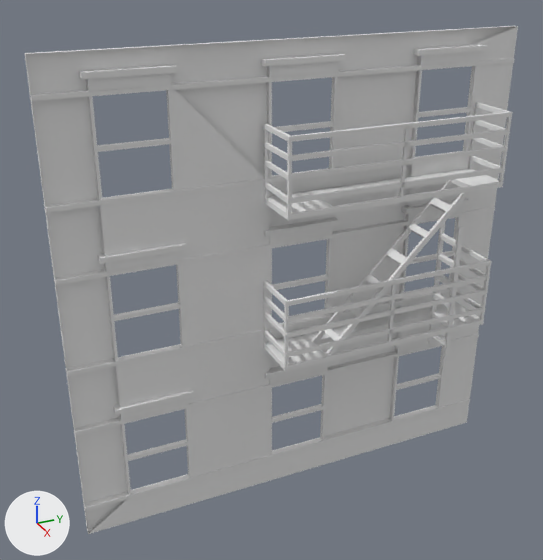
A saved change to the Blender file Blender/Blender files/Buildings/Building pieces/Type 1/3 floors/Fire escape.blend.
Both versions are drawn from a 50 mm lens placed at (1177.0, -588.0, 1055.0), pointed at (8.0, -62.0, 470.0). Every picture has the same lights, and +X, +Y and +Z are marked at lower left.
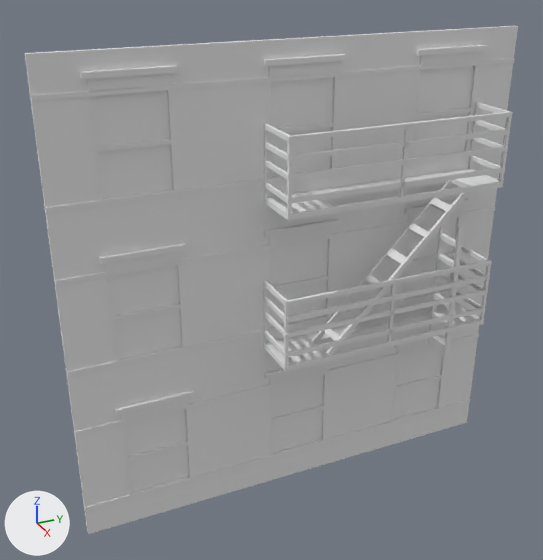
Changed parts and their boxes (x1, y1, x2, y2) in the pictures (543 x 560 px):
'Plane', added
    after: (92, 66, 474, 492)
part 1 of me_cube, built on
    after: (25, 26, 517, 534)

Edits to the bpy script that builds the scene:
```text
Change me_cube:
    used by ob_cube; location = (0.0, 0.0, 450.0); scale = (5.0, 450.0, 450.0)
    remove me_cube.from_pydata(...)  # 80 vertices, 47 faces; spans x -1.0..1.0, y -1.0..1.0, z -1.0..1.0
    add me_cube.from_pydata(...)  # 80 vertices, 50 faces; spans x -1.0..1.0, y -1.0..1.0, z -1.0..1.0
    me_cube part 1
    1 face is deleted
    4 new faces join them
Add me_plane:
    me_plane.from_pydata([(-400.0, -400.0, 0.0), (400.0, -400.0, 0.0), (-400.0, 400.0, 0.0), (400.0, 400.0, 0.0)], [], [(0, 1, 3, 2)])
Add ob_plane:
    ob_plane = bpy.data.objects.new('Plane', me_plane)
    ob_plane.location = (0.0, 0.0, 450.0)
    ob_plane.rotation_euler = (0.0, 1.571, 0.0)  # degrees (0, 90, 0)
```
